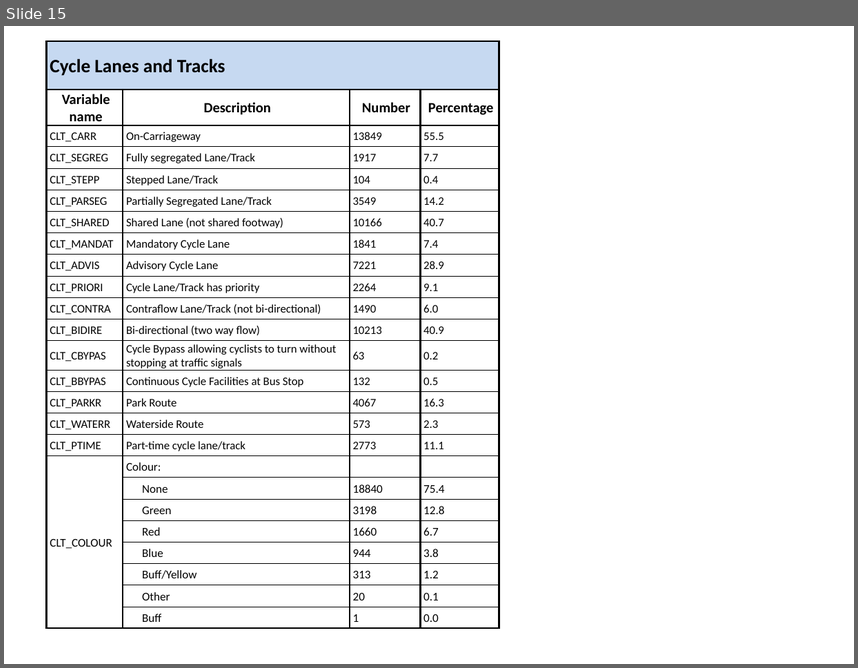
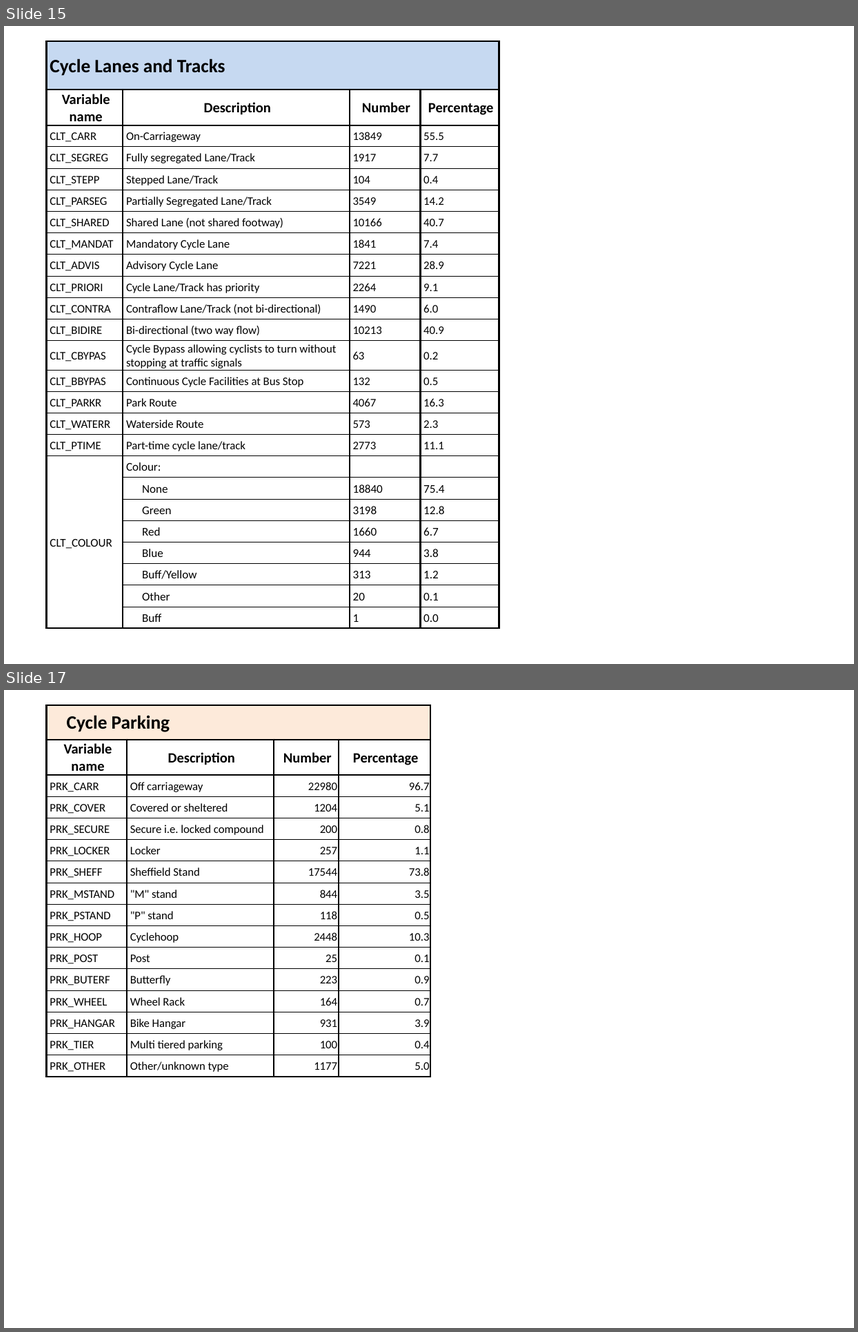
Before and after one commit to PublicHealthDataGeek/Diss, a slide deck: Results tables.pptx. Shown one above the other, each under a label of ours: slide 15 before the commit, slides 15 and 17 after it; the slides between them are not shown. The pictures are 858x668 and 858x1332 pixels, drawn with LibreOffice and Linux fonts; fonts in the diff are those of the drawing. Boxes give left, top, right and bottom in pixels: in the first picture for what was removed or moved away, otherwise in the second. Text is boxed around its words. In the diff, an @@ line names an element or a change of style, - is before the commit and + after.

```diff
--- a/Results tables.pptx
+++ b/Results tables.pptx
@@ slide 17 added at [4,690,854,1328], background #FFFFFF @@
@@ table added at [47,705,430,1077], 16 rows, 4 columns @@
+Cycle Parking |  |  | 
+Variable name | Description | Number | Percentage
+PRK_CARR | Off carriageway | 22980 | 96.7
+PRK_COVER | Covered or sheltered | 1204 | 5.1
+PRK_SECURE | Secure i.e. locked compound | 200 | 0.8
+PRK_LOCKER | Locker | 257 | 1.1
+PRK_SHEFF | Sheffield Stand | 17544 | 73.8
+PRK_MSTAND | "M" stand | 844 | 3.5
+PRK_PSTAND | "P" stand | 118 | 0.5
+PRK_HOOP | Cyclehoop | 2448 | 10.3
+PRK_POST | Post | 25 | 0.1
+PRK_BUTERF | Butterfly | 223 | 0.9
+PRK_WHEEL | Wheel Rack | 164 | 0.7
+PRK_HANGAR | Bike Hangar | 931 | 3.9
+PRK_TIER | Multi tiered parking | 100 | 0.4
+PRK_OTHER | Other/unknown type | 1177 | 5.0
```
Also in this commit, not shown: 1 slide changed, 11 other files.
